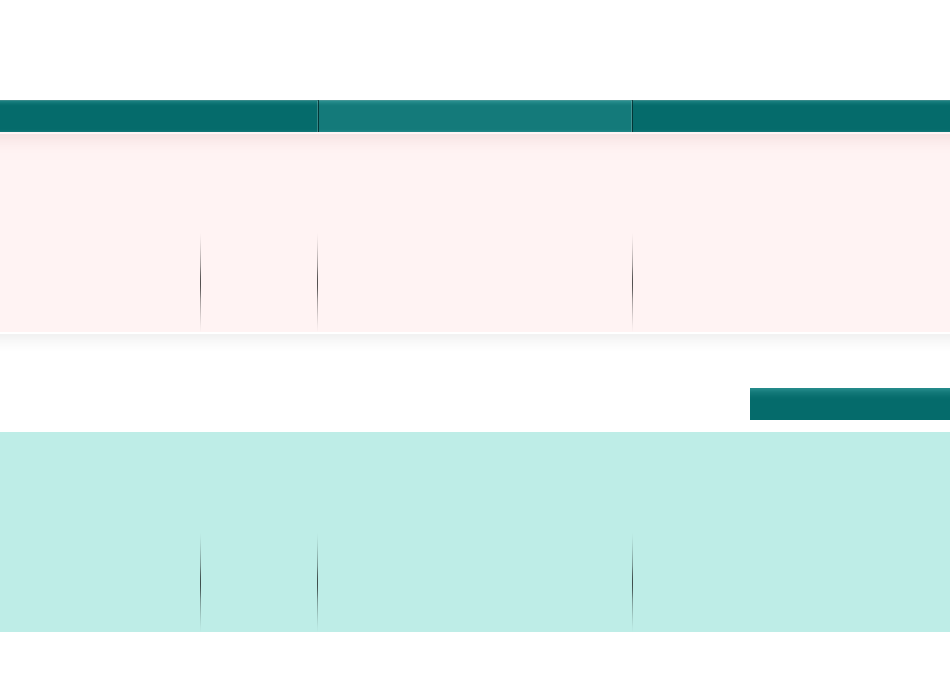
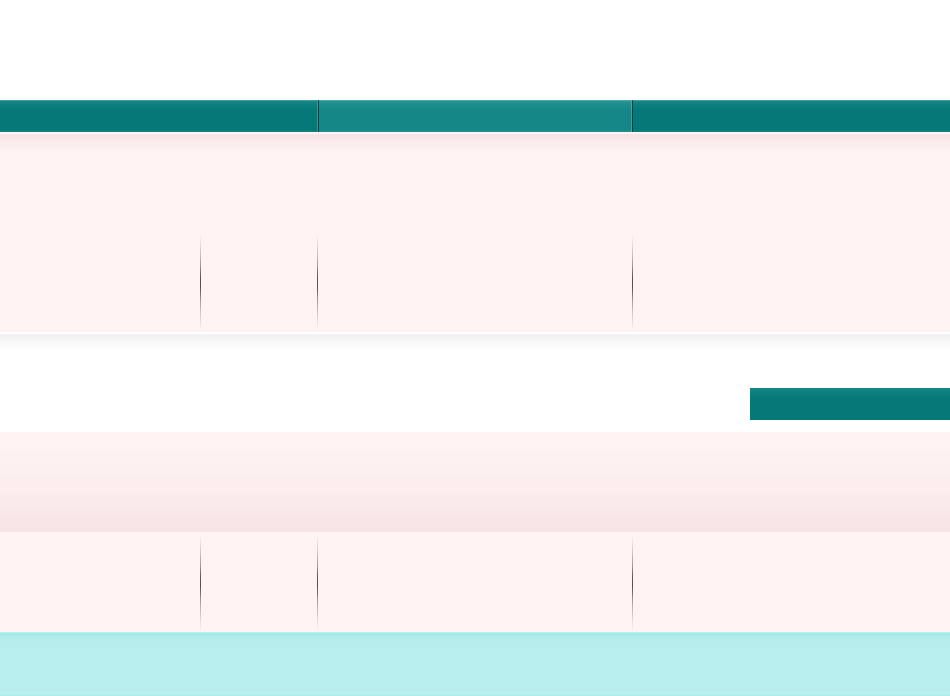
Before/after of a 950x696 layered artwork. What changed in the layer stack:
painted on "navbar" over [0, 100, 950, 132]
painted on "widget header" over [750, 388, 950, 420]
painted on "footer widgets" over [0, 432, 950, 532]
painted on "footer boxes" over [0, 532, 950, 632]
painted on "footer" over [0, 632, 950, 696]
